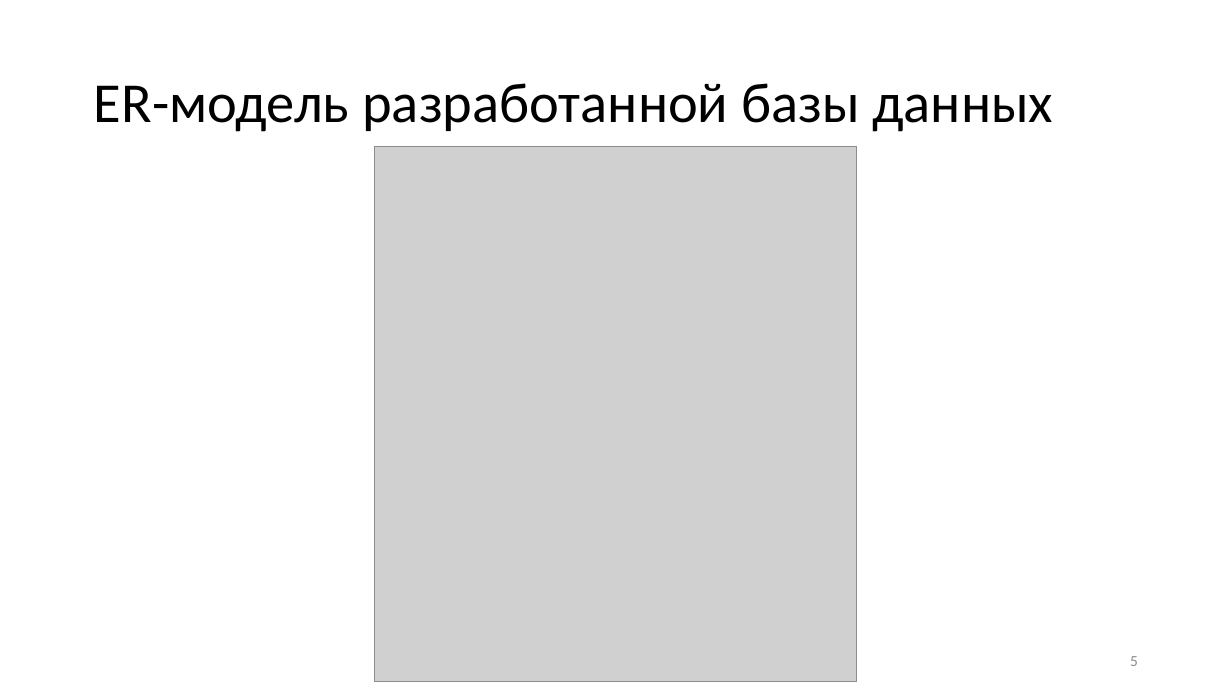
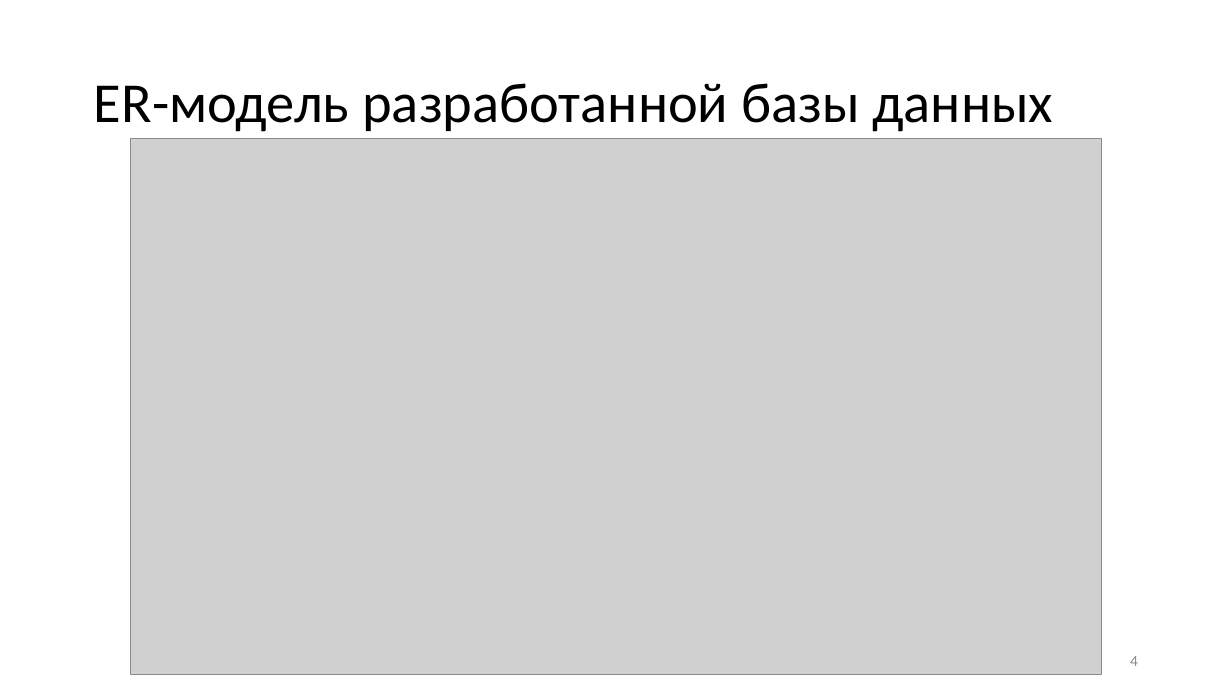
Before and after one commit to marchenko-vs/ics7-db-cp, a slide deck: slide 4 of presentation.pptx (slide 5 before the commit). Drawn at 1232x693 pixels with LibreOffice and Linux fonts; fonts in the diff are those of the drawing; grey boxes stand for pictures. Boxes give left, top, right and bottom in pixels: in the first picture for what was removed or moved away, otherwise in the second. Text is boxed around its words. In the diff, an @@ line names an element or a change of style, - is before the commit and + after.

```diff
--- a/presentation.pptx
+++ b/presentation.pptx
@@ picture added at (130, 138, 1102, 675) @@
@@ picture removed at (375, 146, 858, 681) @@
@@ page number at (1130, 656, 1138, 666): text changed @@
-5
+4
```
Also in this commit, not shown: 5 other slides changed, 2 slides added, 2 slides removed, 35 other files.
